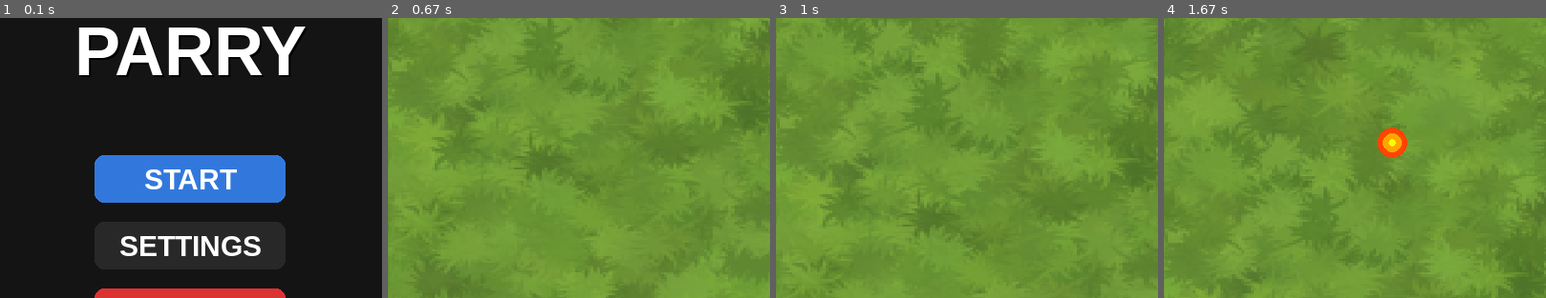
Above: before the commit, frames 1-4 (left to right).
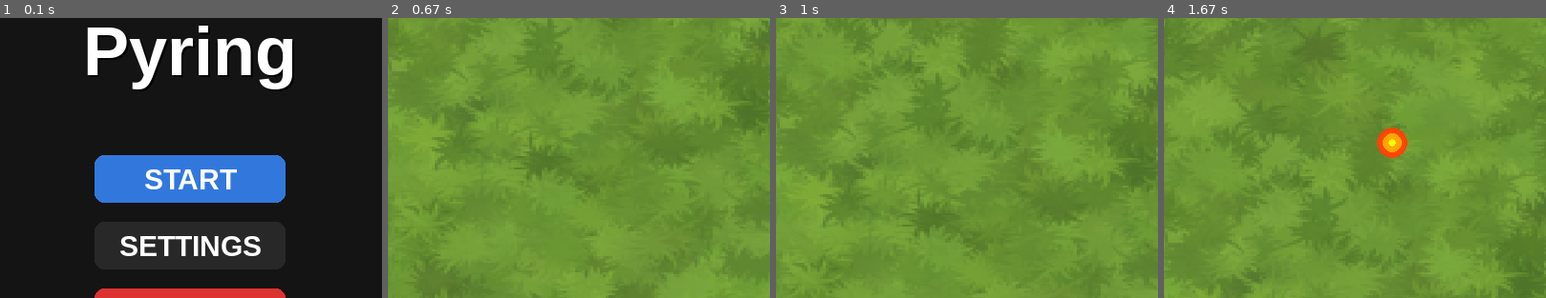
Above: after the commit, the same moments.

Repository: 20260184-commits/my-game
Game: pygame game, started from week7/week7.py
Same seed, same stepped clock (60 frames per second), same inputs: the game is played once before the commit and once after it.
Inputs:
- Up to frame 1 (0.1 s): no input
- Up to frame 2 (0.67 s): click "START" at 0.38 s
- Up to frame 3 (1 s): tap Space at 0.67 s
- Up to frame 4 (1.67 s): hold Right 1-1.47 s; tap Space at 1.07, 1.37, 1.57 s; hold Up from 1.5 s (still down)
The pictures show only the part of the screen within x 25-75%, y 16-66%; the shares and areas given below are measured in that part.

The runs differ from the first frame. In frame 1, 5.7% of the frame differs, in the area x 20-80%, y 2-26%; in frame 2, nothing differs; in frame 3, nothing differs; in frame 4, nothing differs.

Commit message:
제목 변경

Diff:
--- a/week7/week7.py
+++ b/week7/week7.py
@@ -148,7 +148,7 @@
 
 
 screen = pygame.display.set_mode((WIDTH, HEIGHT))
-pygame.display.set_caption("PARRY - Final Edition")
+pygame.display.set_caption("Pyring")
 clock = pygame.time.Clock()
 
 FONT_HUD = pygame.font.SysFont("arial", 24, bold=True)
@@ -161,7 +161,7 @@
 def main_menu(settings):
     while True:
         screen.fill(DARK_GRAY)
-        draw_text("PARRY", WIDTH//2, 100, FONT_BIG, WHITE, center=True)
+        draw_text("Pyring", WIDTH//2, 100, FONT_BIG, WHITE, center=True)
         btn_start = Button(WIDTH//2-100, 250, 200, 50, "START", BLUE, (70, 140, 250), FONT_MENU)
         btn_settings = Button(WIDTH//2-100, 320, 200, 50, "SETTINGS", GRAY, (80, 80, 80), FONT_MENU)
         btn_quit = Button(WIDTH//2-100, 390, 200, 50, "QUIT", RED, (250, 70, 70), FONT_MENU)
